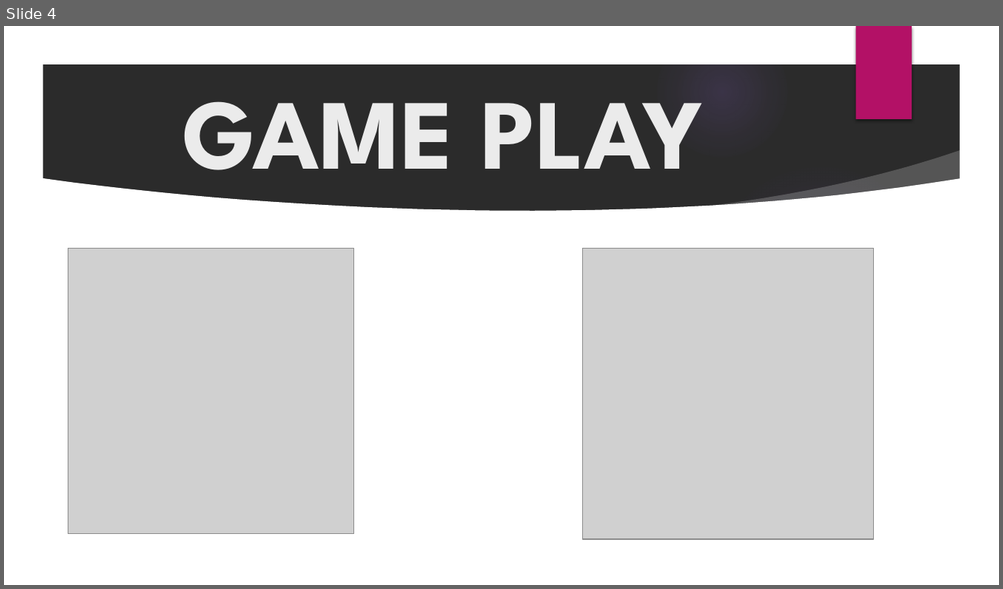
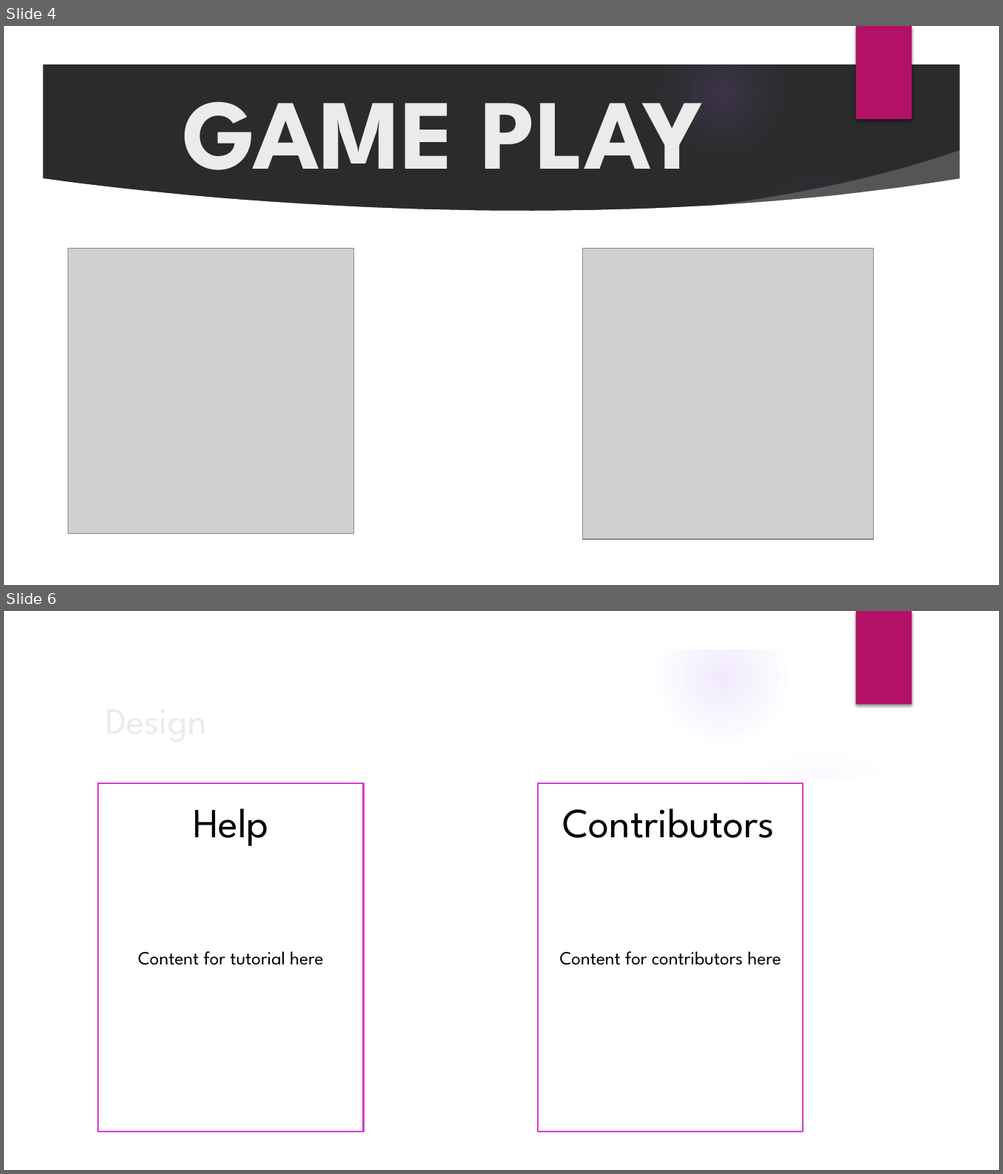
Before and after one commit to mailonggit/project-game-2048, a slide deck: GROUP PROJECT.pptx. Shown one above the other, each under a label of ours: slide 4 before the commit, slides 4 and 6 after it; the slides between them are not shown. The pictures are 1003x589 and 1003x1174 pixels, drawn with LibreOffice and Linux fonts; fonts in the diff are those of the drawing; grey boxes stand for pictures; background and template pictures are left out; a plain dark background stands for a picture behind light text. Boxes give left, top, right and bottom in pixels: in the first picture for what was removed or moved away, otherwise in the second. Text is boxed around its words. In the diff, an @@ line names an element or a change of style, - is before the commit and + after.

```diff
--- a/GROUP PROJECT.pptx
+++ b/GROUP PROJECT.pptx
@@ slide 6 added at bbox=[4, 611, 999, 1170], background picture (left out); not listed: 9 template elements that a slide beside it also shows @@
@@ title added at bbox=[98, 690, 813, 748], 36 pt, text #EBEBEB @@
+Design
@@ rectangle added at bbox=[98, 783, 363, 1133], fill #FFFFFF, outline #D53DD0 1.5 pt, 18 pt, text #000000 @@
+Content for tutorial here
@@ rectangle added at bbox=[538, 783, 802, 1133], fill #FFFFFF, outline #D53DD0 1.5 pt, 18 pt, text #000000 @@
+Content for contributors here
@@ text added at bbox=[193, 809, 269, 846], 40 pt, text #000000 @@
+Help
@@ text added at bbox=[563, 809, 774, 838], 40 pt, text #000000 @@
+Contributors
```
Also in this commit, not shown: 1 slide changed, 3 other slides added, 1 slide removed, 21 other files.
